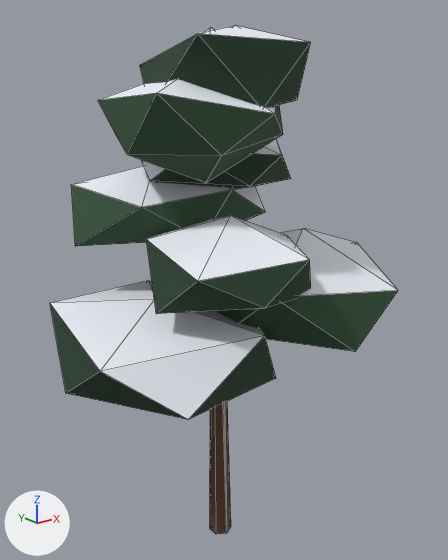
One commit to the Blender file assets/blend/pine-2.blend: the scene before it, then after it.
Camera for both pictures: a 50 mm camera at (-7.96, -10.09, 10.32) aimed at (0.34, 0.28, 6.17). The lights are fixed; the arrows at lower left show +X, +Y and +Z. The picture after the commit comes second. Mesh edges are drawn as thin lines.

Names of what the first picture shows: 'pine-2'.
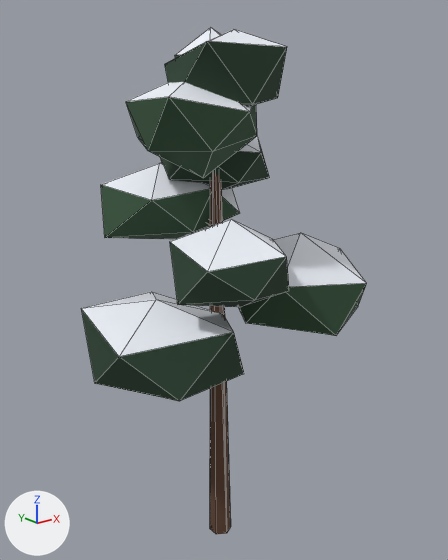
Location of each change, (x1, y1, x2, y2) in pixels of the pictures (448 x 560 px; the box of a moved part takes in the faces that stretch with it):
'pine-2', reshaped (18% narrower): before (50, 26, 398, 534); after (81, 27, 367, 534)
part 1 of me_pine_2, moved or reshaped: before (50, 26, 398, 420); after (81, 29, 367, 401)
part 2 of me_pine_2, recoloured: before (101, 336, 264, 419); after (120, 332, 234, 401)
part 3 of me_pine_2, recoloured: before (141, 160, 165, 181); after (161, 158, 180, 179)

What changed in the scene script:
```text
Change me_pine_2:
    used by ob_pine_2; location = (0.0, 0.0, 0.0)
    remove me_pine_2.from_pydata(...)  # 164 vertices, 264 faces; spans x -3.63..3.84, y -2.92..3.45, z -0.1..11.39
    add me_pine_2.from_pydata(...)  # 164 vertices, 264 faces; spans x -3.04..3.19, y -2.43..2.84, z -0.1..11.39
    me_pine_2 part 1: 84 of 164 vertices moved; they spanned x -3.63..3.84, y -2.92..3.45, z 4.11..11.37 and now span x -3.04..3.19, y -2.43..2.84, z 4.18..11.31; mean shift (0.0, 0.0, 0.0); largest move (-0.48, -2.21, 6.6) -> (0.09, -1.78, 6.58)
    me_pine_2 part 2: the 1 face centred in x -2.14, y -1.75, z 5.38 switches from mat_snow (white #eef2fa) to mat_pinedark (dark green #28402e)
    me_pine_2 part 3: the 1 face centred in x -1.0, y 0.85, z 8.97 switches from mat_snow (white #eef2fa) to mat_pinedark (dark green #28402e)
```
